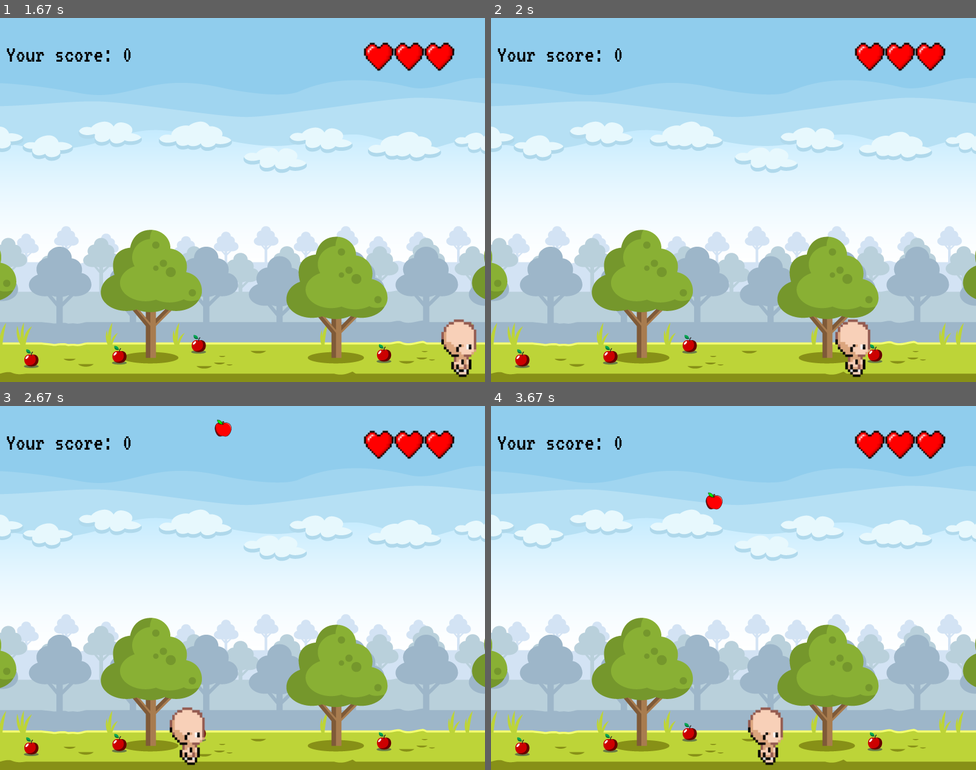
Above: before the commit, frames 1-4 (two rows, left to right).
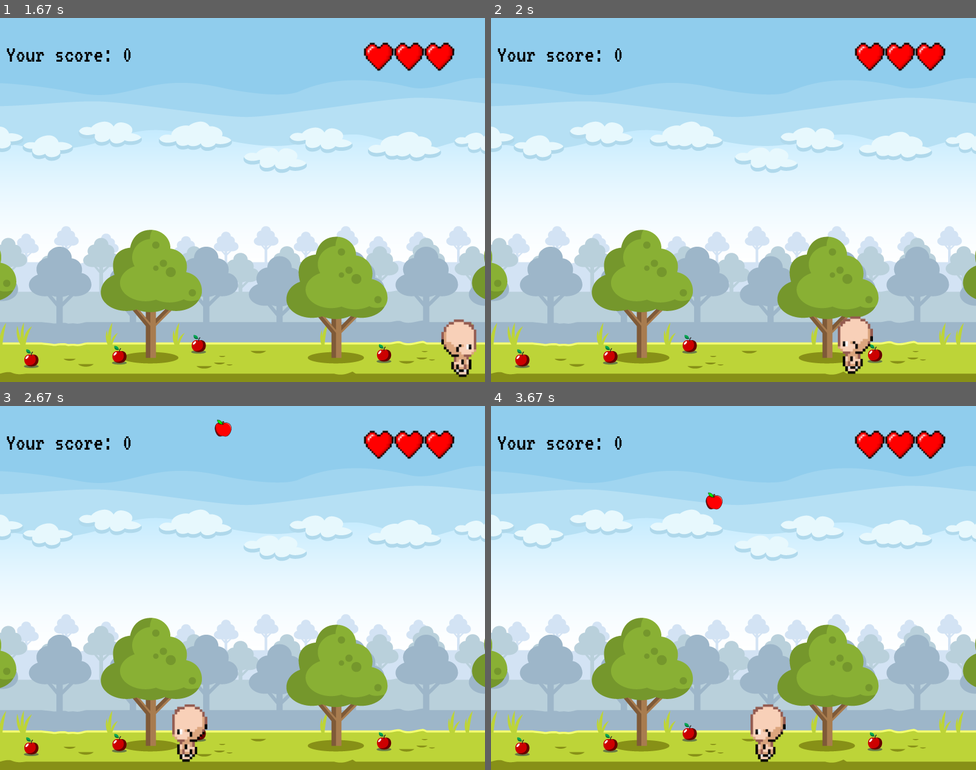
Above: after the commit, the same moments.

Repository: marcho4/Yandex-Lyceum-PyGame-Project
Game: pygame game, started from main.py
The game is run twice, just before and just after one commit, with the same random seed, the same clock (stepped at 60 frames per second) and the same inputs.
Inputs:
- Up to frame 1 (1.67 s): tap Space at 0.33 s; hold Right 0.67-1.13 s; hold Right 1.17-1.63 s
- Up to frame 2 (2 s): hold Left from 1.67 s (still down)
- Up to frame 3 (2.67 s): release Left at 2.2 s; hold Left 2.23-2.63 s
- Up to frame 4 (3.67 s): hold Right 2.67-3.3 s; hold Left from 3.33 s (still down)

Frame 1 is identical in both runs. In frame 2, 0.6% of the frame differs, in the area x 70-79%, y 82-99%; in frame 3, 0.6%, in the area x 34-43%, y 82-99%; in frame 4, 0.6%.

Commit message:
Сделал анимацию

Diff:
--- a/main.py
+++ b/main.py
@@ -2,6 +2,29 @@
 import time
 
 import pygame
+
+
+def cut_sheet(sheet, columns, rows, need):
+    rect = pygame.Rect(0, 0, sheet.get_width() // columns,
+                       sheet.get_height() // rows)
+    t = False
+    frames = []
+    last_i = 0
+    if rows - need == 0:
+        t = True
+        last_i = -1
+    if rows - need != 0:
+        last_i = (rows - need) * columns
+        need = columns * (rows - need + 1) * (-1)
+    for j in range(columns):
+        for i in range(rows):
+            frame_location = (rect.w * i, rect.h * j)
+            frames.append(sheet.subsurface(pygame.Rect(
+                frame_location, rect.size)))
+    if t:
+        return frames[-need:]
+    else:
+        return frames[need:-last_i]
 
 
 def load_image(name):
@@ -252,10 +275,12 @@
     now2 = time.time()
     if keys[pygame.K_RIGHT]:
         s = 1
+        bro.frames = cut_sheet(load_image('bro.png'), 4, 4, 4)
         bro.move("right")
         sprites.update()
     if keys[pygame.K_LEFT]:
         s = 1
+        bro.frames = cut_sheet(load_image('bro.png'), 4, 4, 3)
         bro.move("left")
         sprites.update()
     for event in pygame.event.get():
@@ -299,10 +324,12 @@
     now2 = time.time()
     if keys[pygame.K_RIGHT]:
         s = 1
+        bro.frames = cut_sheet(load_image('bro.png'), 4, 4, 4)
         bro.move("right")
         sprites.update()
     if keys[pygame.K_LEFT]:
         s = 1
+        bro.frames = cut_sheet(load_image('bro.png'), 4, 4, 3)
         bro.move("left")
         sprites.update()
     for event in pygame.event.get():
